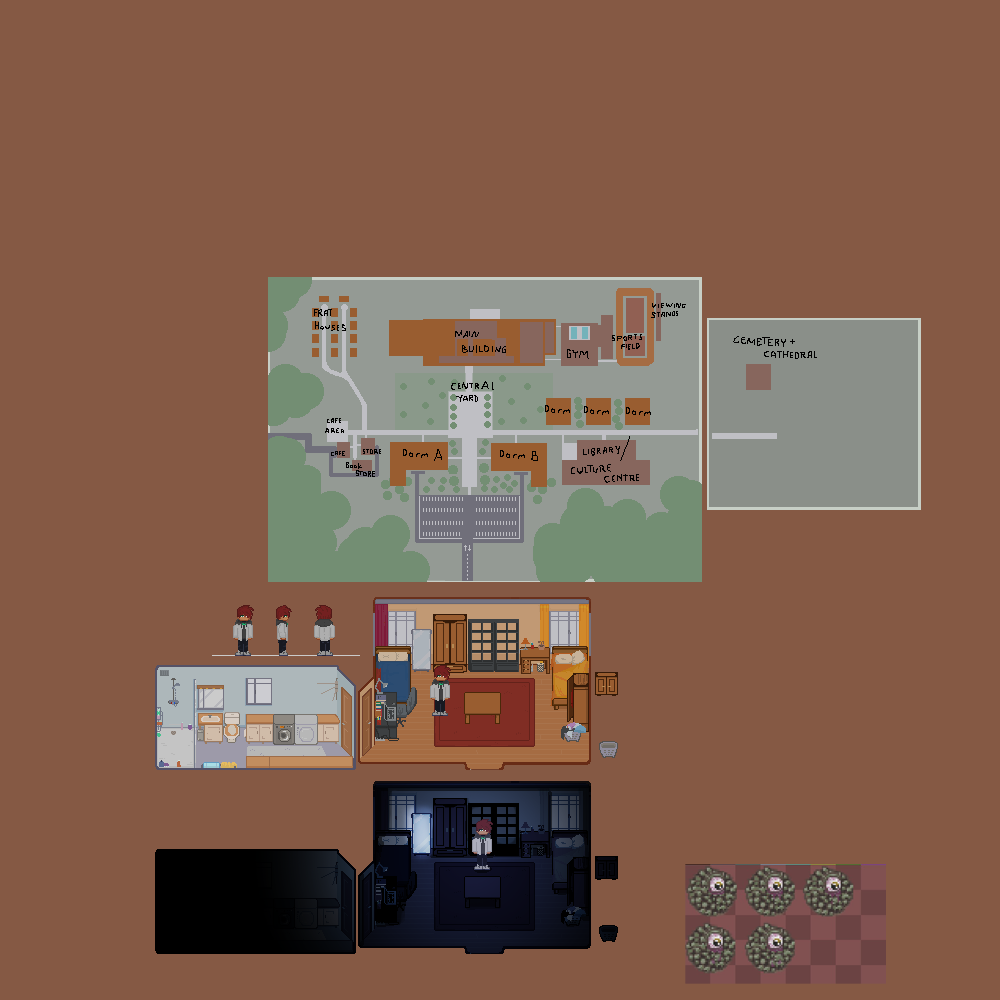
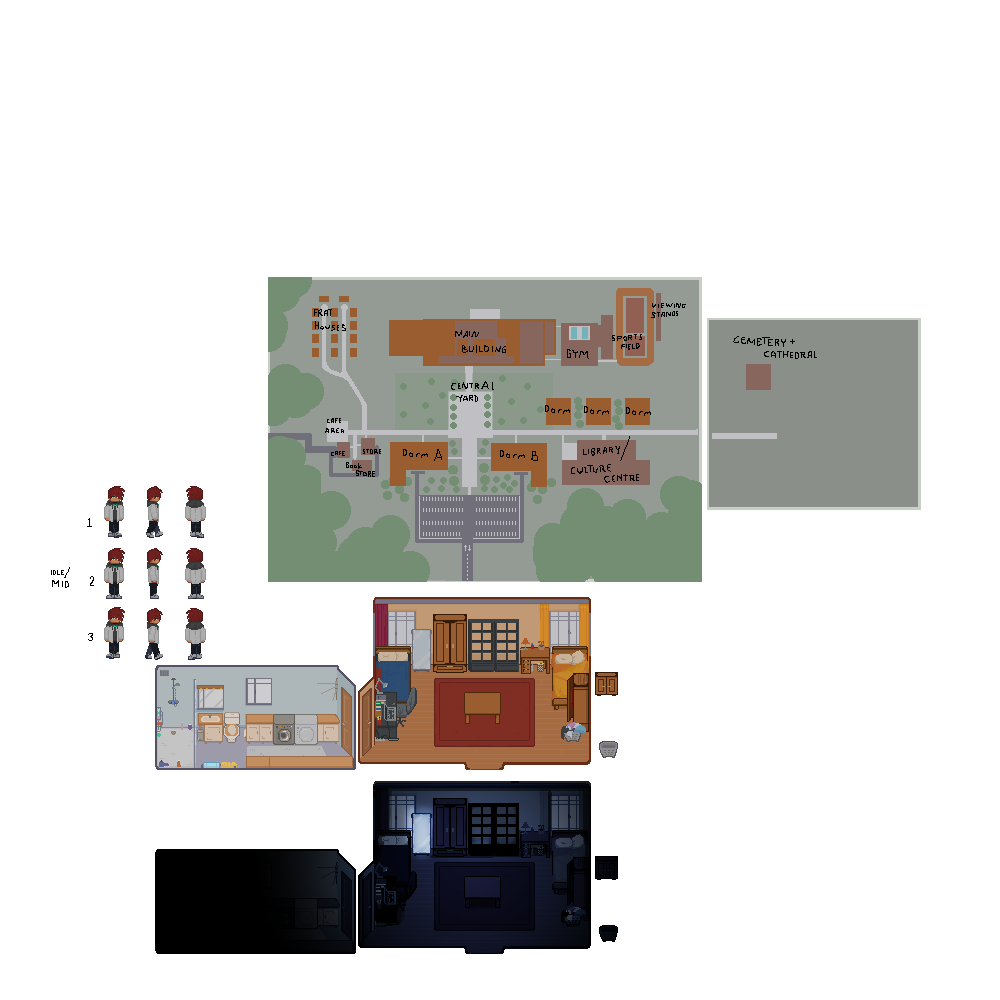
Two versions of the same layered image (1000px x 1000px). Layer-by-layer changes:
added layer "Layer 12" in group "MC" over <box>51,518,94,641</box>
renamed "MC_step2" to "MC_step1", showed it, painted on it over <box>104,486,335,658</box>
renamed "MC_step1" to "MC_step2", showed it, painted on it over <box>104,606,335,660</box>
hid "MC_sprite copy 2" over <box>472,819,493,870</box>
hid "Layer 11" over <box>473,867,492,873</box>
hid "MC_sprite copy" over <box>430,665,451,716</box>
painted on "MC_sprite" over <box>104,548,335,656</box>
hid "helpline" over <box>212,655,360,656</box>
painted on "Layer 10" over <box>465,807,515,859</box>
painted on "dormroomTRUE" over <box>372,597,591,612</box>
hid "Layer 1" over <box>685,864,886,984</box>
hid "Layer 2" over <box>0,0,1000,1000</box>
